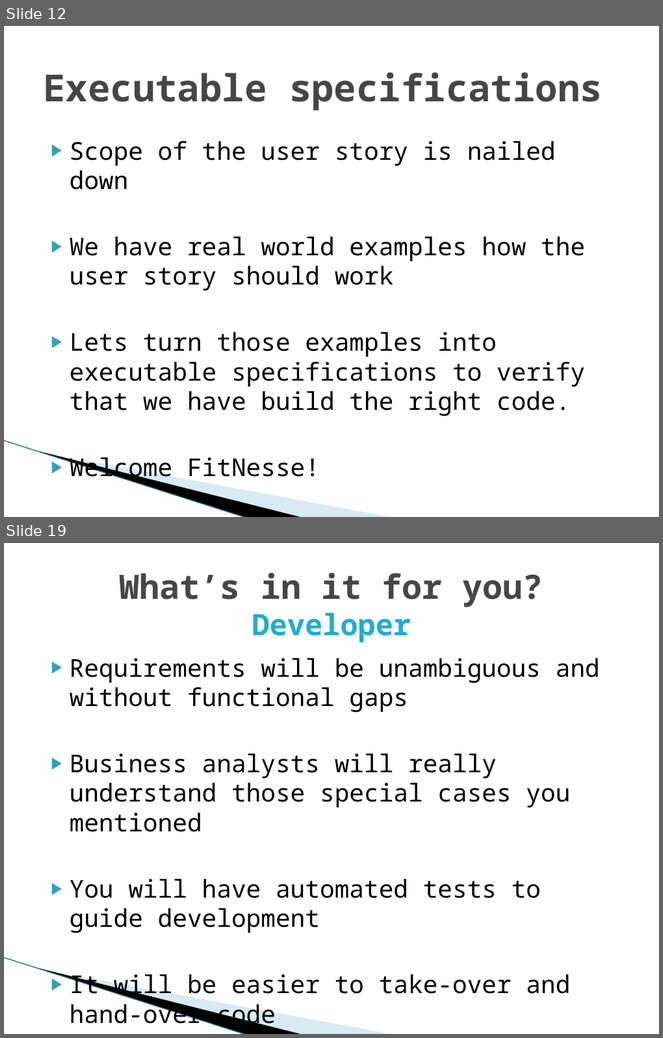
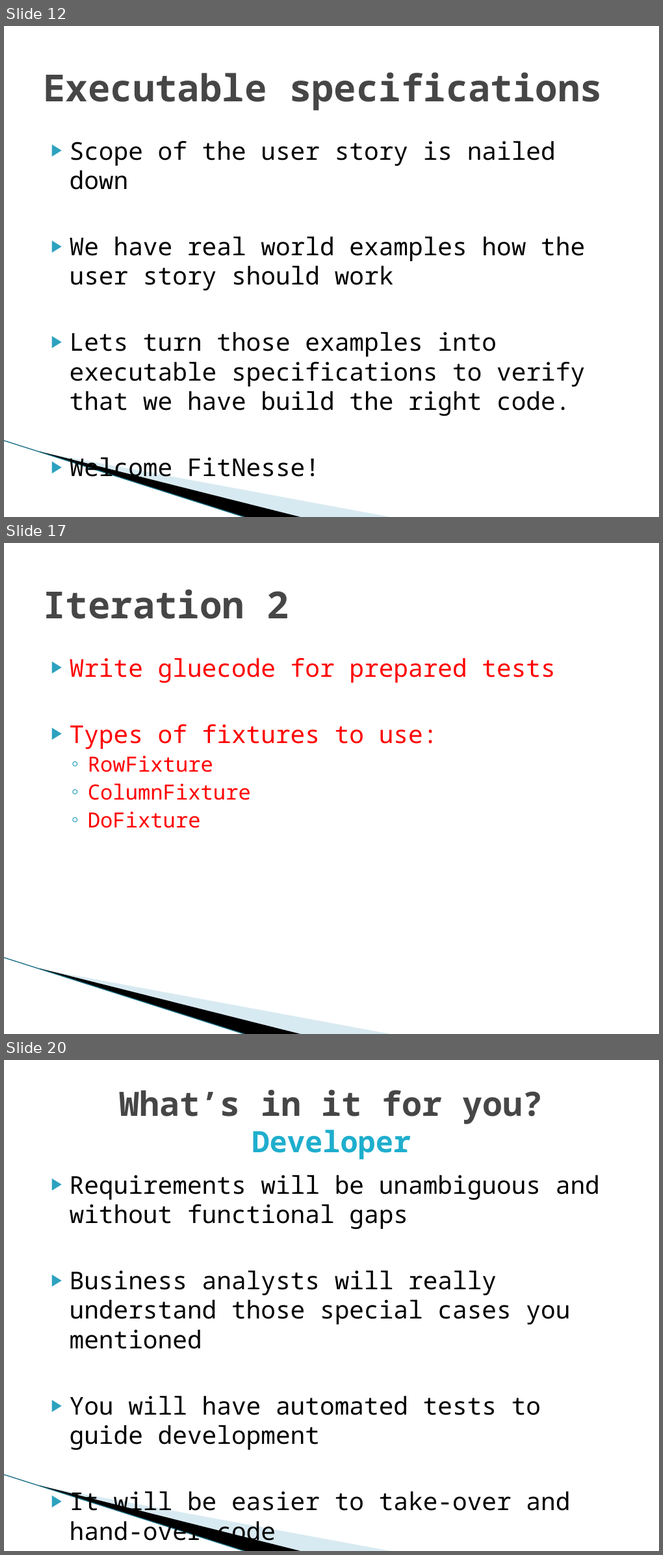
Before and after one commit to michelgrootjans/agileacceptancetesting, a slide deck: Slides/20090514_iLearn_AgileAcceptanceTesting.pptx. Shown one above the other, each under a label of ours: slides 12 and 19 before the commit, slides 12, 17 and 20 after it; the slides between them are not shown. The pictures are 663x1038 and 663x1555 pixels, drawn with LibreOffice and Linux fonts; fonts in the diff are those of the drawing; background and template pictures are left out. Boxes give left, top, right and bottom in pixels: in the first picture for what was removed or moved away, otherwise in the second. Text is boxed around its words. In the diff, an @@ line names an element or a change of style, - is before the commit and + after.

```diff
--- a/Slides/20090514_iLearn_AgileAcceptanceTesting.pptx
+++ b/Slides/20090514_iLearn_AgileAcceptanceTesting.pptx
@@ slide 17 added at [4,543,659,1034], background #FFFFFF; not listed: 3 template elements that a slide beside it also shows @@
@@ title added at [43,589,289,619], 41 pt, text #464646, bold @@
+Iteration 2
@@ text added at [70,658,555,828], 27 pt, text #FF0000 @@
+▶ Write gluecode for prepared tests
+▶ Types of fixtures to use:
+  ◦ RowFixture
+  ◦ ColumnFixture
+  ◦ DoFixture
@@ what was slide 19 is now slide 20 @@
```
Also in this commit, not shown: 8 slides changed, 1 other slide added, 1 other file.
